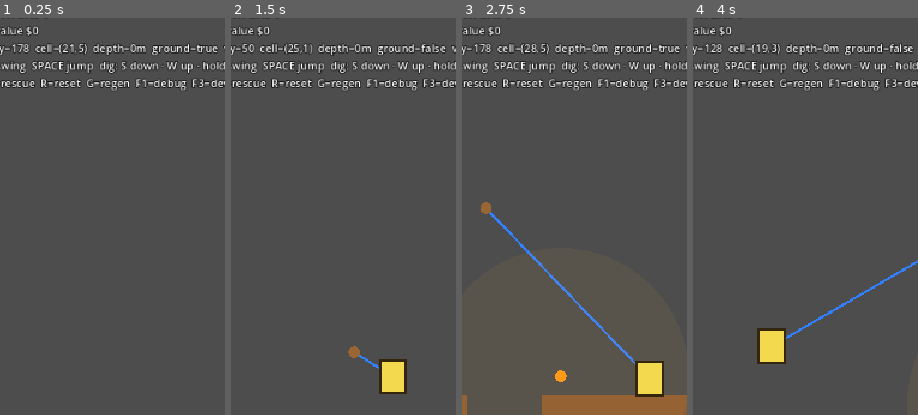
Above: before the commit, frames 1-4 (left to right).
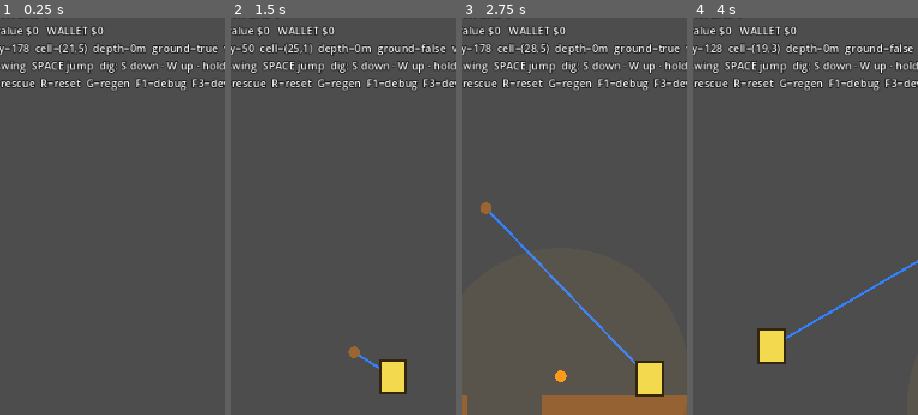
Above: after the commit, the same moments.

Repository: JoaoDobrowolski/inner-miner
Game: Godot game, scene res://scenes/Main.tscn
Same seed, same stepped clock (60 frames per second), same inputs: the game is played once before the commit and once after it.
Inputs (mouse positions are % of the whole screen's width and height, from its top left):
- Up to frame 1 (0.25 s): no input
- Up to frame 2 (1.5 s): tap Enter at 0.5 s; move the mouse to (72, 45) at 0.52 s; hold D 0.53-1.25 s; hold J 0.53-1.25 s; click (72, 45) at 0.67 s; tap Space at 0.77 s; drag from (30, 55) to (45, 70) at 1.27 s
- Up to frame 3 (2.75 s): move the mouse to (60, 27) at 2.02 s; hold D from 2.03 s (still down); tap T at 2.1 s
- Up to frame 4 (4 s): release D at 2.75 s; drag from (45, 70) to (20, 35) at 2.77 s; move the mouse to (80, 65) at 3.52 s; hold A from 3.53 s (still down); tap R at 3.6 s; tap Space at 3.77 s
The pictures show only the part of the screen within x 15-65%, y 4-54%; the shares and areas given below are measured in that part.

The runs differ from the first frame. In frame 1, 0.3% of the frame differs, in the area x 20-47%, y 2-5%; in frame 2, 0.3%; in frame 3, 0.3%; in frame 4, 0.3%.

Commit message:
feat: Implement auto-selling mechanism at surface and emergency rescue penalties

Diff:
--- a/scripts/backpack.gd
+++ b/scripts/backpack.gd
@@ -42,5 +42,19 @@
     return v
 
 
+# Emergency-rescue penalty: spill half the load (keep the floor of each stack so
+# a single ore is fully lost). Returns the sell value dropped, for HUD feedback.
+func drop_half() -> int:
+    var lost := 0
+    for k in items.keys():
+        var keep: int = items[k] / 2          # integer floor
+        lost += int(_value.get(k, 0)) * (items[k] - keep)
+        if keep > 0:
+            items[k] = keep
+        else:
+            items.erase(k)
+    return lost
+
+
 func clear_all() -> void:
     items.clear()
--- a/scripts/main.gd
+++ b/scripts/main.gd
@@ -17,6 +17,12 @@
 var panic_fill: ColorRect
 var backpack: Backpack
 var dev_menu: DevMenu
+
+# economy: currency earned by auto-selling ore on reaching the surface (Phase 1,
+# item 3 — Motherload-style, no shop). Stored here until a save system exists.
+var wallet := 0
+var _flash := ""                   # transient HUD message (sells / rescue penalty)
+var _flash_t := 0.0
 
 var panicking := false
 var emergency := false
@@ -297,6 +303,9 @@
     _update_camera(delta)
     _update_block_edit()
     _update_digging(delta)
+    _sell_on_surface()
+    if _flash_t > 0.0:
+        _flash_t -= delta
     _update_hud()
     queue_redraw()
 
@@ -395,6 +404,31 @@
     torches.append(world.cell_center(pc.x, pc.y))
 
 
+# --- economy: auto-sell at the surface (Phase 1, item 3) ---------------------
+
+func _on_surface() -> bool:
+    return player.position.y < GridWorld.GROUND * GridWorld.CELL
+
+
+# Convert the whole backpack to currency. Returns the amount earned.
+func _do_sell() -> int:
+    var earned := backpack.value()
+    if earned > 0:
+        wallet += earned
+        backpack.clear_all()
+    return earned
+
+
+# Surface (layer 0) is the market, Motherload-style: reaching it safely (not
+# mid-rescue) auto-sells the load. No shop, no chest.
+func _sell_on_surface() -> void:
+    if panicking or player.rewinding or not _on_surface() or backpack.count() == 0:
+        return
+    var earned := _do_sell()
+    _flash = "Sold ore  +$%d" % earned
+    _flash_t = 2.5
+
+
 func _start_panic() -> void:
     if panicking:
         return
@@ -415,6 +449,12 @@
     rope.rope_out = rope.max_length * 0.5
     if use_verlet:
         rope._inited = false             # re-derive the chain straight to the new spawn
+    # emergency rescue costs: spill half the load, then the surface sells the rest
+    var lost := backpack.drop_half()
+    var earned := _do_sell()
+    if lost > 0 or earned > 0:
+        _flash = "RESCUED — spilled -$%d, sold +$%d" % [lost, earned]
+        _flash_t = 3.5
 
 
 func _reset() -> void:
@@ -437,7 +477,9 @@
         rope.rope_out / PPM, rope.max_length / PPM, used_m, rope.pivots.size()]
     hud.text += "PANIC %d%%   torches %d   %s\n" % [int(panic.value), torches.size(), status]
     var bag_warn := "  [FULL]" if backpack.is_full() else ""
-    hud.text += "BAG %d/%d  value $%d%s\n" % [backpack.count(), backpack.capacity, backpack.value(), bag_warn]
+    hud.text += "BAG %d/%d  value $%d%s   WALLET $%d\n" % [backpack.count(), backpack.capacity, backpack.value(), bag_warn, wallet]
+    if _flash_t > 0.0:
+        hud.text += "%s\n" % _flash
     var pc := world.world_to_cell(player.position)
     var depth_m := maxf(0.0, (player.position.y / GridWorld.CELL - GridWorld.GROUND) * 2.0)
     hud.text += "POS x=%.0f y=%.0f  cell=(%d,%d)  depth=%.0fm  ground=%s  vel=(%.0f,%.0f)\n" % [
Not shown, changed: docs/DESIGN.md
